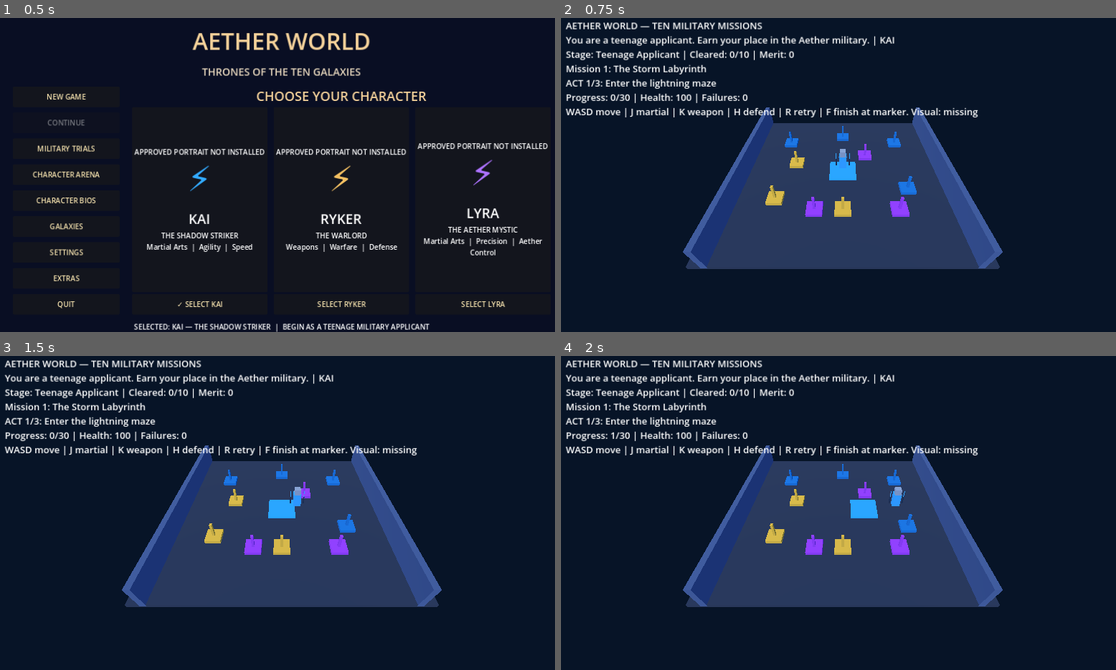
Above: before the commit, frames 1-4 (two rows, left to right).
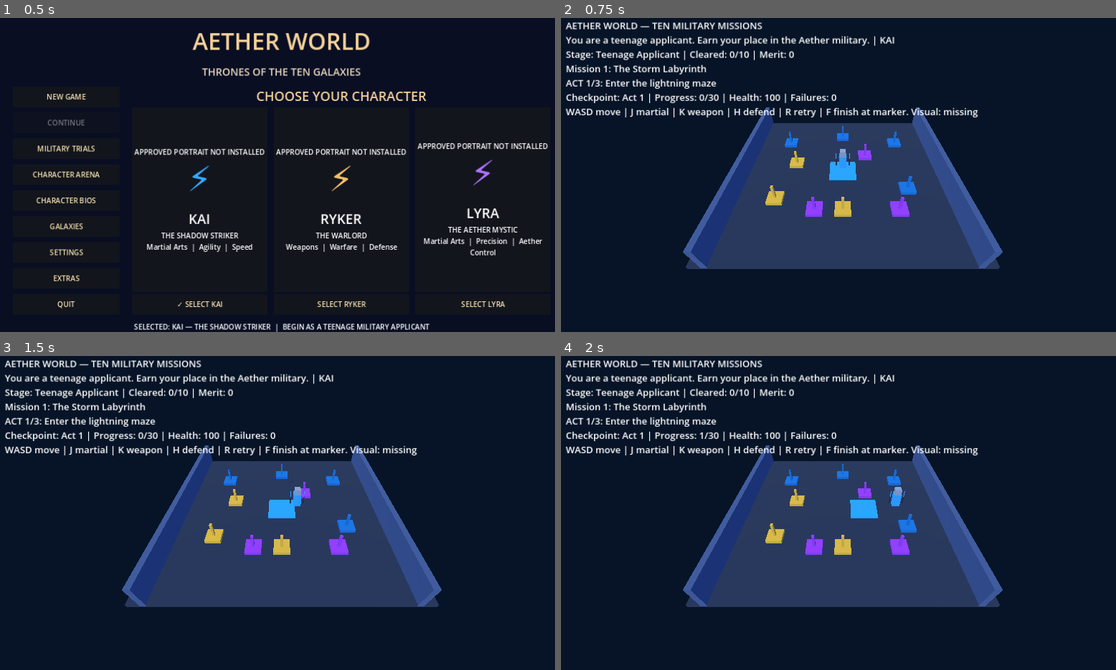
Above: after the commit, the same moments.

Repository: bashamcaleb530-hub/Aeryvex-Pro
Game: Godot game, scene res://AetherWorldMenu.tscn
Two runs of this game, one before a commit and one after it. Both use one fixed random seed, a clock stepped at 60 frames per second and the inputs below.
Inputs:
- Up to frame 1 (0.5 s): no input
- Up to frame 2 (0.75 s): click "MILITARY TRIALS" at 0.5 s
- Up to frame 3 (1.5 s): tap Enter at 1.25 s; hold Right from 1.28 s (still down); tap R at 1.35 s
- Up to frame 4 (2 s): keep holding Right; tap Space at 1.52 s

Frame 1 is identical in both runs. In frame 2, 0.7% of the frame differs, in the area x 0-50%, y 23-28%; in frame 3, 0.7%; in frame 4, 0.7%.

Commit message:
Show saved act checkpoints in military trial HUD and retry feedback

Diff:
--- a/original_game/MilitaryOpening.gd
+++ b/original_game/MilitaryOpening.gd
@@ -164,9 +164,9 @@
         hint = "Press C to present the purple Master's recommendation to the Council."
     if council_approved:
         hint = "ENROLLED: Blue Lightning Warrior. The larger campaign continues from here."
-    hud.text = "AETHER WORLD — TEN MILITARY MISSIONS\n%s | %s\nStage: %s | Cleared: %d/10 | Merit: %d\nMission %d: %s\nACT %d/3: %s\nProgress: %d/%d | Health: %d | Failures: %d\n%s" % [
+    hud.text = "AETHER WORLD — TEN MILITARY MISSIONS\n%s | %s\nStage: %s | Cleared: %d/10 | Merit: %d\nMission %d: %s\nACT %d/3: %s\nCheckpoint: Act %d | Progress: %d/%d | Health: %d | Failures: %d\n%s" % [
         message, selected_hero, admission.stage.replace("_", " ").capitalize(), completed_count, score,
-        mini(task_index+1,10), mission["name"], missions.phase_index()+1, missions.phase_name(), missions.progress,
+        mini(task_index+1,10), mission["name"], missions.phase_index()+1, missions.phase_name(), missions.checkpoint_act+1, missions.progress,
         int(mission["goal"]), missions.hero_health, missions.total_failures, hint
     ]
 
@@ -264,7 +264,7 @@
             pulse_clock = 0.0
             last_pulse_position = hero.position
             _refresh_encounter()
-            message = "Retrying mission; earlier victories remain."
+            message = "Retrying from Act %d checkpoint; earlier victories remain." % (missions.checkpoint_act+1)
             _update_hud()
     elif event.keycode == KEY_C:
         request_council_review()
